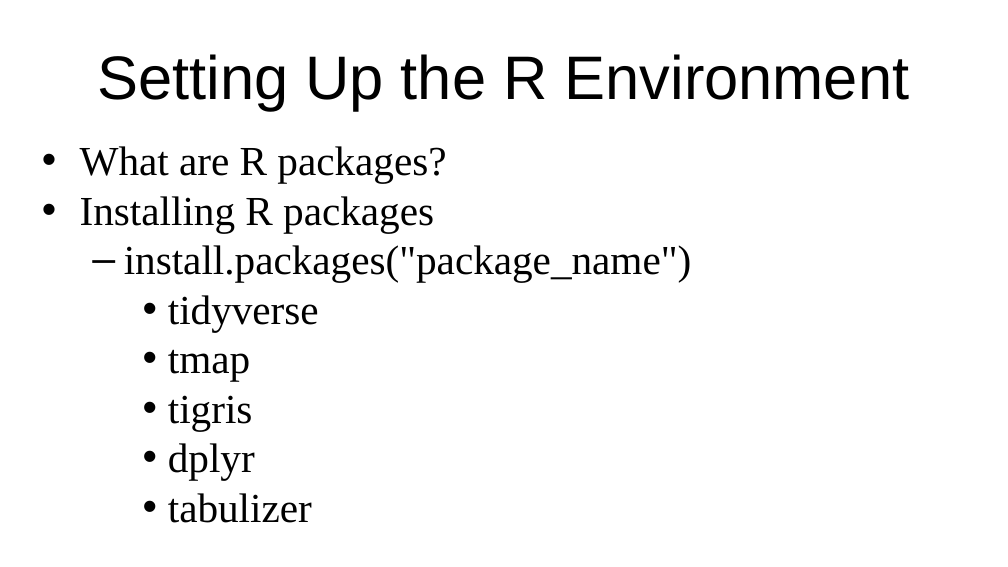
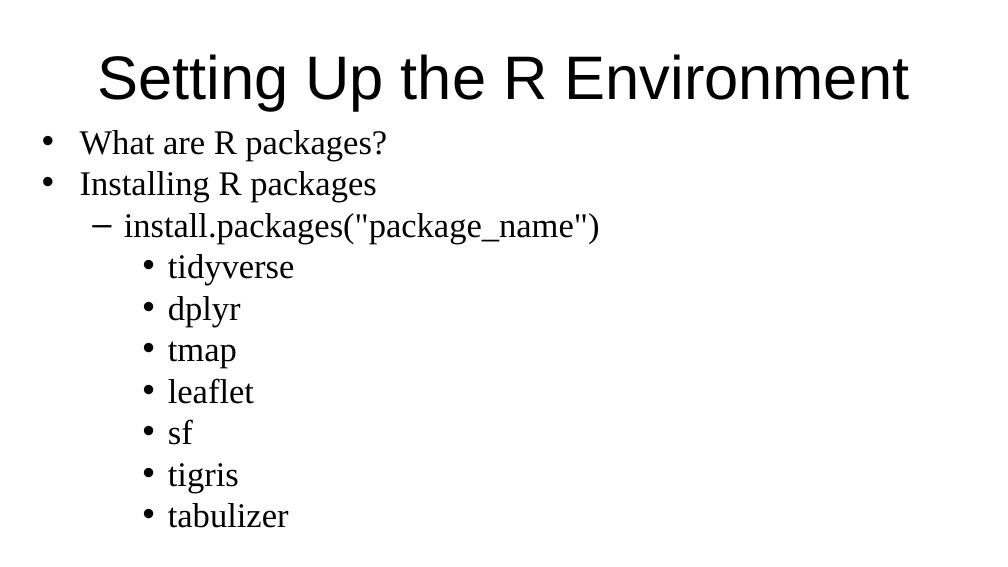
Before and after one commit to RAJohansen/DataDay2019, a slide deck: slide 6 of Resources/Mapping Social Vulnerability Workshop.pptx. Drawn at 1008x567 pixels with LibreOffice and Linux fonts; fonts in the diff are those of the drawing; background and template pictures are left out. Boxes give left, top, right and bottom in pixels: in the first picture for what was removed or moved away, otherwise in the second. Text is boxed around its words. In the diff, an @@ line names an element or a change of style, - is before the commit and + after.

```diff
--- a/Resources/Mapping Social Vulnerability Workshop.pptx
+++ b/Resources/Mapping Social Vulnerability Workshop.pptx
@@ text "What are R packages?" moved from (x1=80, y1=146, x2=692, y2=523) to (x1=80, y1=130, x2=600, y2=492) @@
@@ text at (x1=80, y1=130, x2=600, y2=492): size 39.3 to 32.9 pt in "What are R packages?", "Installing R packages", "install.packages("package_name")", "tidyverse" and 3 more places @@
@@ text at (x1=168, y1=296, x2=241, y2=326): paragraph added @@
+    • dplyr
@@ text at (x1=168, y1=378, x2=254, y2=445): paragraphs added @@
+    • leaflet
+    • sf
@@ text at (x1=168, y1=443, x2=255, y2=481): paragraph removed @@
-    • dplyr
```
Also in this commit, not shown: 4 other slides changed, 1 slide added, 1 slide removed, 1 other file.
